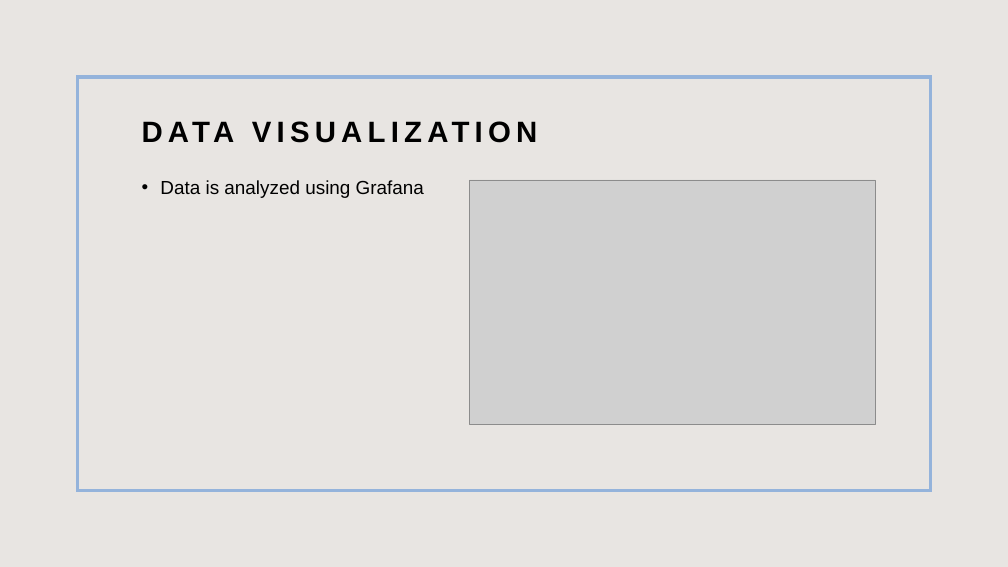
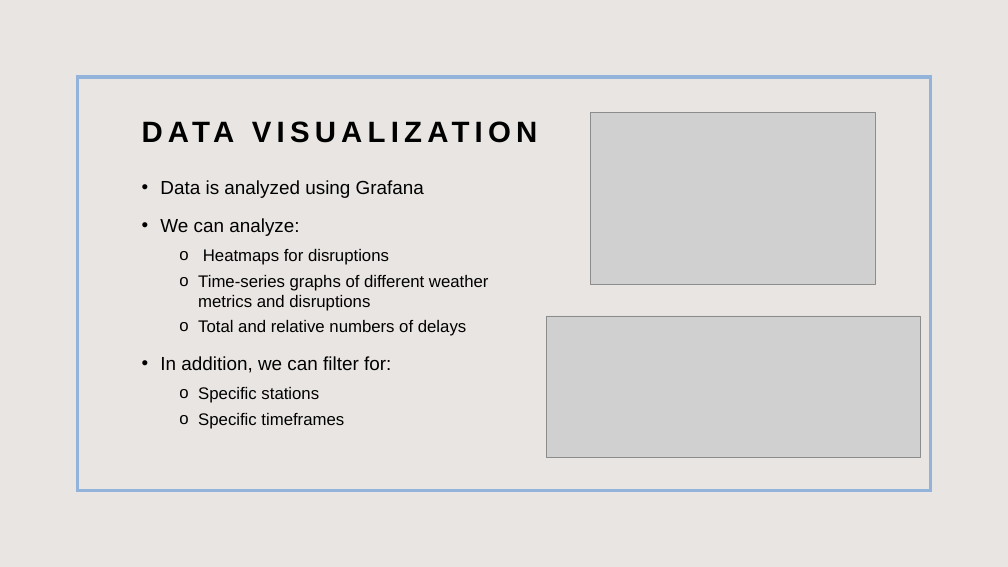
Before and after one commit to toporek3112/vienna_public-transport_weather_correlation, a slide deck: slide 8 of dsi_project.pptx. Drawn at 1008x567 pixels with LibreOffice and Linux fonts; fonts in the diff are those of the drawing; grey boxes stand for pictures. Boxes give left, top, right and bottom in pixels: in the first picture for what was removed or moved away, otherwise in the second. Text is boxed around its words. In the diff, an @@ line names an element or a change of style, - is before the commit and + after.

```diff
--- a/dsi_project.pptx
+++ b/dsi_project.pptx
@@ picture: place and size @@
-picture at (470,180,876,424)
+picture at (591,112,876,284)
@@ text at (160,218,489,429): paragraphs added @@
+• We can analyze:
+  o Heatmaps for disruptions
+  o Time-series graphs of different weather metrics and disruptions
+  o Total and relative numbers of delays
+• In addition, we can filter for:
+  o Specific stations
+  o Specific timeframes
@@ picture added at (547,316,920,458) @@
```
Also in this commit, not shown: 4 other slides changed, 2 slides added, 1 slide removed.
